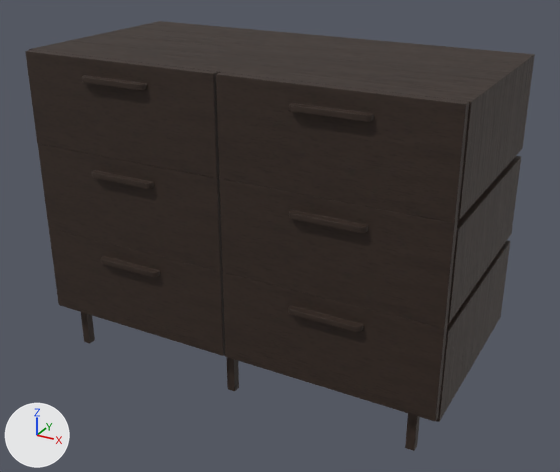
Renders of the glTF model modeliai/baldai/spintele.glb from each side of a commit.
Rendered twice from a 50 mm lens placed at (0.834, -1.506, 1.061), pointed at (0.023, -0.031, 0.324). The lights are fixed; the arrows at lower left show +X, +Y and +Z. The older version comes first.

Script lines for the objects in view, before the commit:
```python
me_drawer4 = bpy.data.meshes.new('Drawer4')
me_drawer4.from_pydata(...)  # 1972 vertices, 3940 faces; spans x 0.008..0.497, y -0.276..0.211, z 0.324..0.536
me_drawer4.materials.append(mat_dark_wood)
me_drawer6 = bpy.data.meshes.new('Drawer6')
me_drawer6.from_pydata(...)  # 1972 vertices, 3940 faces; spans x 0.008..0.497, y -0.272..0.215, z 0.112..0.324
me_drawer6.materials.append(mat_dark_wood)
me_spintele = bpy.data.meshes.new('Spintele')
me_spintele.from_pydata(...)  # 5424 vertices, 10824 faces; spans x -0.5..0.5, y -0.24..0.24, z 0.0..0.748
me_spintele.materials.append(mat_dark_wood)
ob_drawer4 = bpy.data.objects.new('Drawer4', me_drawer4)
ob_drawer4.location = (0.0, 0.0, 0.0)
ob_drawer6 = bpy.data.objects.new('Drawer6', me_drawer6)
ob_drawer6.location = (0.0, -0.004, 0.0)
ob_spintele = bpy.data.objects.new('Spintele', me_spintele)
ob_spintele.location = (0.0, 0.0, 0.0)
# also in view: 'Drawer3' at (-0.244, -0.033, 0.43); 'Drawer5' at (-0.244, -0.032, 0.218); 'Drawer1' at (-0.244, -0.033, 0.642); 'Drawer2' at (0.253, -0.031, 0.642)
```
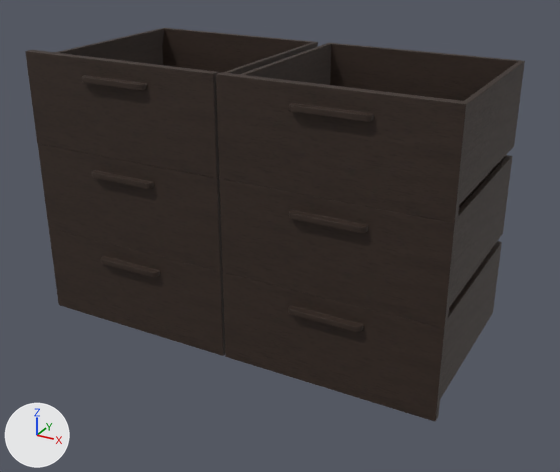
Location of each change, [x1, y1, x2, y2] in pixels of the pictures (560 x 472 px):
'Spintele', deleted
    before: [29, 21, 535, 451]

The edits, one by one:
Object 'Spintele' (ob_spintele) is deleted.
